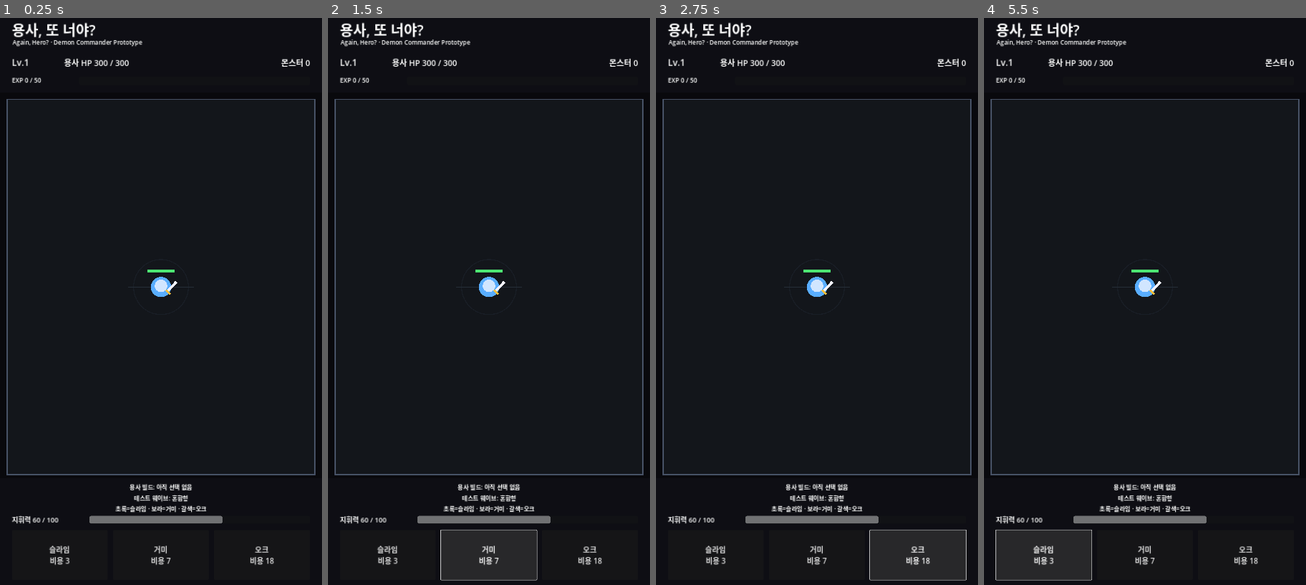
Above: before the commit, frames 1-4 (left to right).
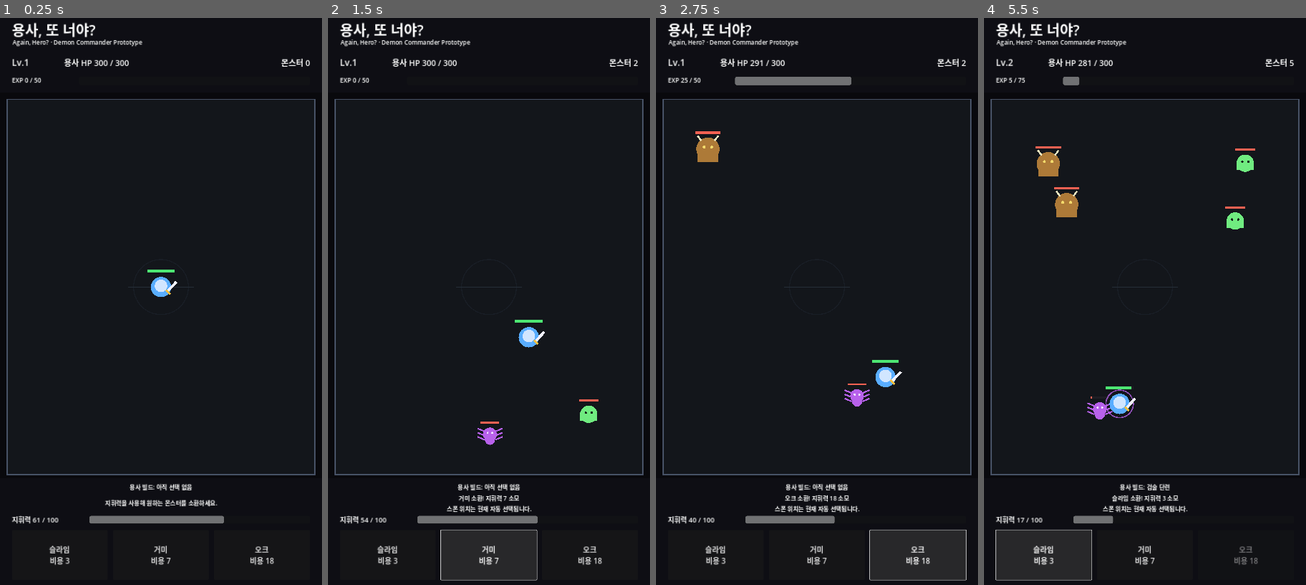
Above: after the commit, the same moments.

Repository: MinSung0732/Again-Hero-
Game: Godot game, scene res://src/main/Main.tscn
Same seed, same stepped clock (60 frames per second), same inputs: the game is played once before the commit and once after it.
Inputs:
- Up to frame 1 (0.25 s): no input
- Up to frame 2 (1.5 s): click "슬라임 비용 3" at 0.5 s; click "거미 비용 7" at 1.25 s
- Up to frame 3 (2.75 s): click "오크 비용 18" at 2 s
- Up to frame 4 (5.5 s): click "슬라임 비용 3" at 2.75 s; click "거미 비용 7" at 3.5 s; click "오크 비용 18" at 4.25 s; click "슬라임 비용 3" at 5 s

The runs differ from the first frame. In frame 1, 0.6% of the frame differs, in the area x 11-70%, y 84-90%; in frame 2, 1.2%; in frame 3, 2.2%; in frame 4, 2.8%, in the area x 7-97%, y 7-97%.

Commit message:
feat: wire touch summon buttons to battle

Diff:
--- a/src/main/main.gd
+++ b/src/main/main.gd
@@ -6,8 +6,15 @@
 @onready var monsters_label: Label = $TopBar/Monsters
 @onready var exp_label: Label = $TopBar/ExpLabel
 @onready var exp_bar: ProgressBar = $TopBar/ExpBar
+
 @onready var build_label: Label = $BottomBar/BuildLabel
 @onready var status_label: Label = $BottomBar/Status
+@onready var command_label: Label = $BottomBar/CommandLabel
+@onready var command_bar: ProgressBar = $BottomBar/CommandBar
+@onready var slime_button: Button = $BottomBar/SummonButtons/SlimeButton
+@onready var spider_button: Button = $BottomBar/SummonButtons/SpiderButton
+@onready var orc_button: Button = $BottomBar/SummonButtons/OrcButton
+
 @onready var result_panel: PanelContainer = $ResultPanel
 @onready var result_title: Label = $ResultPanel/Margin/VBox/ResultTitle
 @onready var result_message: Label = $ResultPanel/Margin/VBox/ResultMessage
@@ -21,7 +28,13 @@
 	battle.progression_changed.connect(_on_progression_changed)
 	battle.hero_leveled_up.connect(_on_hero_leveled_up)
 	battle.hero_augment_selected.connect(_on_hero_augment_selected)
+	battle.command_changed.connect(_on_command_changed)
+	battle.summon_result.connect(_on_summon_result)
 	battle.battle_finished.connect(_on_battle_finished)
+
+	slime_button.pressed.connect(_on_summon_pressed.bind("slime"))
+	spider_button.pressed.connect(_on_summon_pressed.bind("spider"))
+	orc_button.pressed.connect(_on_summon_pressed.bind("orc"))
 	restart_button.pressed.connect(_on_restart_pressed)
 
 	var snapshot: Dictionary = battle.get_snapshot()
@@ -35,11 +48,16 @@
 		int(snapshot.get("hero_exp", 0)),
 		int(snapshot.get("hero_exp_to_next", 50))
 	)
+	_on_command_changed(
+		float(snapshot.get("command_power", 0.0)),
+		float(snapshot.get("command_max", 100.0))
+	)
+
 	build_label.text = "용사 빌드: %s" % String(snapshot.get("hero_build_summary", "아직 선택 없음"))
-	status_label.text = "테스트 웨이브: %s\n초록=슬라임 · 보라=거미 · 갈색=오크" % String(snapshot.get("wave_summary", "혼합형"))
+	status_label.text = "지휘력을 사용해 원하는 몬스터를 소환하세요."
 
 	print("Again, Hero? portrait prototype loaded.")
-	print("Mixed monster waves / type-aware build AI enabled.")
+	print("Demon commander summon controls enabled.")
 
 func _on_stats_changed(hero_hp: int, hero_max_hp: int, monsters_left: int) -> void:
 	hero_hp_label.text = "용사 HP %d / %d" % [hero_hp, hero_max_hp]
@@ -51,6 +69,24 @@
 	exp_bar.max_value = maxf(float(exp_to_next_level), 1.0)
 	exp_bar.value = float(current_exp)
 
+func _on_command_changed(current_value: float, max_value: float) -> void:
+	command_label.text = "지휘력 %d / %d" % [int(round(current_value)), int(round(max_value))]
+	command_bar.max_value = maxf(max_value, 1.0)
+	command_bar.value = current_value
+
+	slime_button.disabled = current_value + 0.001 < battle.get_monster_cost("slime")
+	spider_button.disabled = current_value + 0.001 < battle.get_monster_cost("spider")
+	orc_button.disabled = current_value + 0.001 < battle.get_monster_cost("orc")
+
+func _on_summon_pressed(monster_type: String) -> void:
+	battle.try_summon(monster_type)
+
+func _on_summon_result(_monster_type: String, success: bool, message: String) -> void:
+	if success:
+		status_label.text = "%s\n스폰 위치는 현재 자동 선택됩니다." % message
+	else:
+		status_label.text = message
+
 func _on_hero_leveled_up(new_level: int) -> void:
 	status_label.text = "용사 Lv.%d 도달!\nAI가 증강 후보를 평가합니다." % new_level
 
@@ -60,7 +96,7 @@
 		candidate_names.append(String(candidate.get("name", "?")))
 
 	build_label.text = "용사 빌드: %s" % build_summary
-	status_label.text = "Lv.%d 증강 후보: %s\nAI 선택 → %s\n%s" % [
+	status_label.text = "Lv.%d 후보: %s\nAI → %s · %s" % [
 		level,
 		" / ".join(candidate_names),
 		chosen_name,
@@ -68,12 +104,16 @@
 	]
 
 func _on_battle_finished(message: String, player_won: bool) -> void:
+	slime_button.disabled = true
+	spider_button.disabled = true
+	orc_button.disabled = true
+
 	if player_won:
 		result_title.text = "HERO SLAIN"
-		status_label.text = "용사를 쓰러뜨렸습니다.\n첫 번째 전투 시스템 검증 성공!"
+		status_label.text = "용사를 쓰러뜨렸습니다. 마왕 승리!"
 	else:
 		result_title.text = "EXPERIMENT FAILED"
-		status_label.text = "용사가 마왕군을 전멸시켰습니다.\n다음 실험에서는 직접 공세를 설계하게 됩니다."
+		status_label.text = "이번 실험이 종료되었습니다."
 
 	result_message.text = message
 	result_panel.show()
